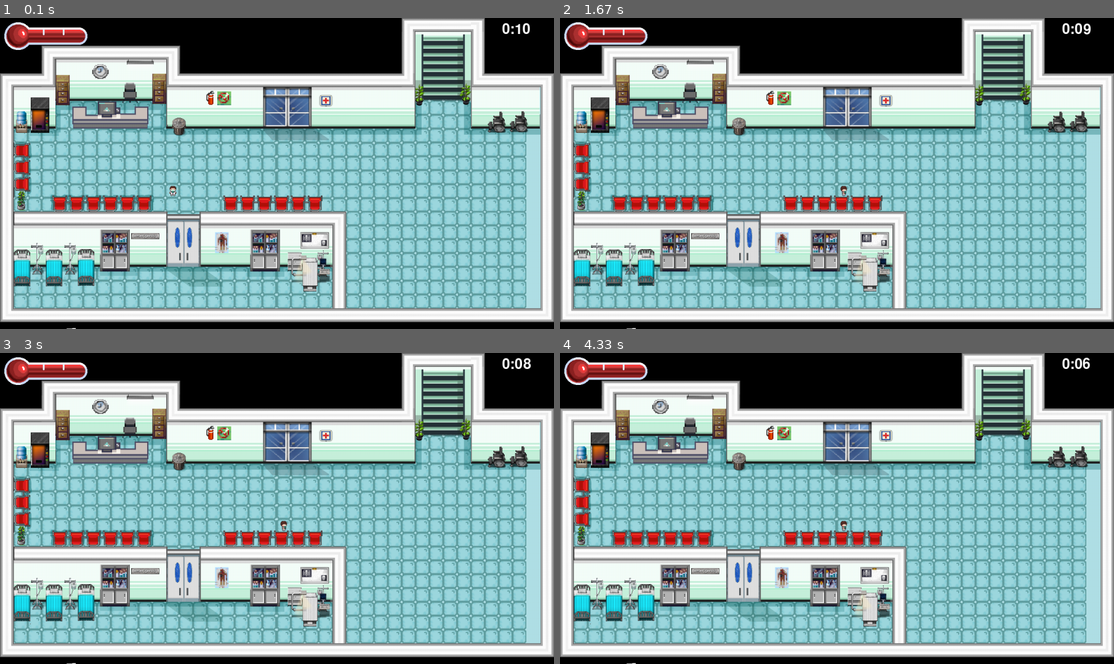
Above: before the commit, frames 1-4 (two rows, left to right).
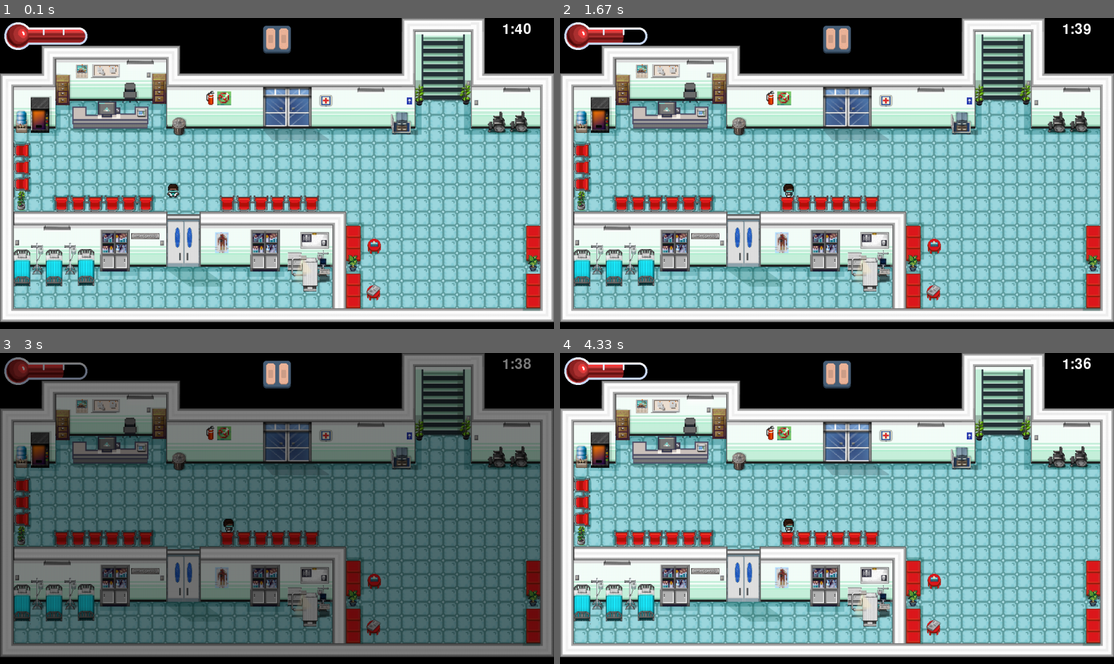
Above: after the commit, the same moments.

Repository: patomax31/Virus-Attack
Game: pygame game, started from main.py
Two runs of this game, one before a commit and one after it. Both use one fixed random seed, a clock stepped at 60 frames per second and the inputs below.
Inputs (mouse positions are in pixels of both pictures, inside the frame that each line leads up to):
- Up to frame 1 (0.1 s): no input
- Up to frame 2 (1.67 s): hold Z 0.33-0.8 s; hold D 0.33-0.8 s; hold Esc 0.83-1.3 s; hold D 0.83-1.3 s; tap Z at 0.9, 1.2 s; click (837, 39) at 1.38 s
- Up to frame 3 (3 s): click (277, 374) at 1.88 s; tap Esc at 2.33, 2.67 s
- Up to frame 4 (4.33 s): tap Esc at 3 s

The runs differ from the first frame. In frame 1, 5.4% of the frame differs, in the area x 2-98%, y 1-100%; in frame 2, 5.6%; in frame 3, 86%, in the area x 0-100%, y 0-100%; in frame 4, 5.6%.

Commit message:
Fase 1 casi terminada

Diff:
--- a/main.py
+++ b/main.py
@@ -1,10 +1,10 @@
+import sys
 import pygame
-import sys
 from player import Player # Importamos la clase Player
-from settings import SCREEN_WIDTH, SCREEN_HEIGHT, FPS, WHITE, TILE_SIZE # Importamos configuraciones
+from settings import SCREEN_WIDTH, SCREEN_HEIGHT, FPS, TILE_SIZE # Importamos configuraciones
 from bubble import Bubble
 from contador import tiempo
-import time
+from pauseButton import PauseButton
 
 # Inicializamos pygame
 pygame.init()
@@ -21,19 +21,19 @@
     [1, 0, 0, 1, 1, 1, 0, 0, 0, 0, 1, 1, 1, 0, 0, 0, 0, 0, 0, 0, 0, 0, 0, 0, 0, 0, 0, 0, 0, 1, 1, 0, 0, 1, 1, 0, 0, 0, 0, 1],
     [1, 0, 0, 1, 0, 1, 0, 0, 0, 0, 1, 0, 1, 0, 0, 0, 0, 0, 0, 0, 0, 0, 0, 0, 0, 0, 0, 0, 0, 1, 0, 0, 0, 0, 1, 0, 0, 0, 0, 1],
     [1, 1, 1, 1, 0, 1, 1, 1, 1, 1, 1, 0, 1, 1, 1, 1, 1, 1, 1, 1, 1, 1, 1, 1, 1, 1, 1, 1, 1, 1, 0, 0, 0, 0, 1, 1, 1, 1, 1, 1],
-    [1, 0, 0, 0, 0, 0, 0, 0, 0, 0, 0, 0, 0, 0, 0, 0, 0, 0, 0, 0, 0, 0, 0, 0, 0, 0, 0, 0, 0, 0, 0, 0, 0, 0, 0, 0, 0, 0, 0, 1],
+    [1, 0, 0, 0, 0, 0, 0, 0, 0, 0, 0, 0, 0, 0, 0, 0, 0, 0, 0, 0, 0, 0, 0, 0, 0, 0, 0, 0, 1, 1, 0, 0, 0, 0, 0, 1, 1, 1, 0, 1],
     [1, 1, 0, 0, 0, 0, 0, 0, 0, 0, 0, 0, 0, 0, 0, 0, 0, 0, 0, 0, 0, 0, 0, 0, 0, 0, 0, 0, 0, 0, 0, 0, 0, 0, 0, 0, 0, 0, 0, 1],
     [1, 1, 0, 0, 0, 0, 0, 0, 0, 0, 0, 0, 0, 0, 0, 0, 0, 0, 0, 0, 0, 0, 0, 0, 0, 0, 0, 0, 0, 0, 0, 0, 0, 0, 0, 0, 0, 0, 0, 1],
     [1, 1, 0, 0, 0, 0, 0, 0, 0, 0, 0, 0, 0, 0, 0, 0, 0, 0, 0, 0, 0, 0, 0, 0, 0, 0, 0, 0, 0, 0, 0, 0, 0, 0, 0, 0, 0, 0, 0, 1],
     [1, 1, 0, 0, 0, 0, 0, 0, 0, 0, 0, 0, 0, 0, 0, 0, 0, 0, 0, 0, 0, 0, 0, 0, 0, 0, 0, 0, 0, 0, 0, 0, 0, 0, 0, 0, 0, 0, 0, 1],
     [1, 1, 0, 0, 1, 1, 1, 1, 1, 1, 1, 0, 0, 0, 0, 0, 1, 1, 1, 1, 1, 1, 1, 0, 0, 0, 0, 0, 0, 0, 0, 0, 0, 0, 0, 0, 0, 0, 0, 1],
     [1, 1, 1, 1, 1, 1, 1, 1, 1, 1, 1, 1, 1, 1, 1, 1, 1, 1, 1, 1, 1, 1, 1, 1, 1, 0, 0, 0, 0, 0, 0, 0, 0, 0, 0, 0, 0, 0, 0, 1],
-    [1, 1, 1, 1, 1, 1, 1, 1, 1, 1, 1, 1, 1, 1, 1, 1, 1, 1, 1, 1, 1, 1, 1, 1, 1, 0, 0, 0, 0, 0, 0, 0, 0, 0, 0, 0, 0, 0, 0, 1],
-    [1, 1, 1, 1, 1, 1, 1, 1, 1, 1, 1, 1, 1, 1, 1, 1, 1, 1, 1, 1, 1, 1, 1, 1, 1, 0, 0, 0, 0, 0, 0, 0, 0, 0, 0, 0, 0, 0, 0, 1],
-    [1, 1, 1, 1, 1, 1, 1, 1, 1, 1, 1, 1, 1, 1, 1, 1, 1, 1, 1, 1, 1, 1, 1, 1, 1, 0, 0, 0, 0, 0, 0, 0, 0, 0, 0, 0, 0, 0, 0, 1],
-    [1, 1, 1, 1, 1, 1, 1, 1, 1, 1, 1, 1, 1, 1, 1, 1, 1, 1, 1, 1, 1, 1, 1, 1, 1, 0, 0, 0, 0, 0, 0, 0, 0, 0, 0, 0, 0, 0, 0, 1],
-    [1, 1, 1, 1, 1, 1, 1, 1, 1, 1, 1, 1, 1, 1, 1, 1, 1, 1, 1, 1, 1, 1, 1, 1, 1, 0, 0, 0, 0, 0, 0, 0, 0, 0, 0, 0, 0, 0, 0, 1],
-    [1, 1, 1, 1, 1, 1, 1, 1, 1, 1, 1, 1, 1, 1, 1, 1, 1, 1, 1, 1, 1, 1, 1, 1, 1, 0, 0, 0, 0, 0, 0, 0, 0, 0, 0, 0, 0, 0, 0, 1],
+    [1, 1, 1, 1, 1, 1, 1, 1, 1, 1, 1, 1, 1, 1, 1, 1, 1, 1, 1, 1, 1, 1, 1, 1, 1, 1, 0, 0, 0, 0, 0, 0, 0, 0, 0, 0, 0, 0, 1, 1],
+    [1, 1, 1, 1, 1, 1, 1, 1, 1, 1, 1, 1, 1, 1, 1, 1, 1, 1, 1, 1, 1, 1, 1, 1, 1, 1, 1, 1, 0, 0, 0, 0, 0, 0, 0, 0, 0, 0, 1, 1],
+    [1, 1, 1, 1, 1, 1, 1, 1, 1, 1, 1, 1, 1, 1, 1, 1, 1, 1, 1, 1, 1, 1, 1, 1, 1, 1, 0, 0, 0, 0, 0, 0, 0, 0, 0, 0, 0, 0, 1, 1],
+    [1, 1, 1, 1, 1, 1, 1, 1, 1, 1, 1, 1, 1, 1, 1, 1, 1, 1, 1, 1, 1, 1, 1, 1, 1, 1, 0, 0, 0, 0, 0, 0, 0, 0, 0, 0, 0, 0, 1, 1],
+    [1, 1, 1, 1, 1, 1, 1, 1, 1, 1, 1, 1, 1, 1, 1, 1, 1, 1, 1, 1, 1, 1, 1, 1, 1, 1, 1, 1, 0, 0, 0, 0, 0, 0, 0, 0, 0, 0, 1, 1],
+    [1, 1, 1, 1, 1, 1, 1, 1, 1, 1, 1, 1, 1, 1, 1, 1, 1, 1, 1, 1, 1, 1, 1, 1, 1, 1, 1, 1, 0, 0, 0, 0, 0, 0, 0, 0, 0, 0, 1, 1],
     [1, 1, 1, 1, 1, 1, 1, 1, 1, 1, 1, 1, 1, 1, 1, 1, 1, 1, 1, 1, 1, 1, 1, 1, 1, 1, 1, 1, 1, 1, 1, 1, 1, 1, 1, 1, 1, 1, 1, 1],
 ]
 
@@ -54,78 +54,108 @@
 
 # Bucle principal del juego
 running = True # Creamos esta variable que controla is el juego esta corriendo
+paused = False # Estado del juego (si esta pausado o no)
+pause_button = PauseButton() # Almacenamos la instancia del boton de pausa
 keys_pressed = None # Creamos esta variable que almacena las teclas precionadas en ella
-movement_cooldown = 0 # Temporizador para que el jugador no se mueva demasiado rapido
-
 start_time = pygame.time.get_ticks() # Marca el tiempo al inicios
 
 while running:
     # Calculamos el tiempo transcurrido
-    elapsed_time = (pygame.time.get_ticks() - start_time) // 1000 # Hacemos la conversiona segundos
-    time_left = max(0, 10 - elapsed_time) # Tiempo restante en segundoss
-    for event in pygame.event.get(): # Revisa todos los enventos que ocurren en Pygame
-        if event.type == pygame.QUIT or time_left == 0: # Si se cierra la venta esto detiene el bucle
-            running = False # Detiene la ejecucion del juego
+    if not paused:
+        elapsed_time = (pygame.time.get_ticks() - start_time) // 1000  # Hacemos la conversión a segundos
+    else:
+        start_time = pygame.time.get_ticks() - (elapsed_time * 1000)  # Ajustamos el tiempo cuando se reanuda
+    time_left = max(0, 100 - elapsed_time)  # Tiempo restante en segundos
+
+    for event in pygame.event.get():  # Revisa todos los eventos que ocurren en Pygame
+        if event.type == pygame.QUIT or time_left == 0:  # Si se cierra la ventana esto detiene el bucle
+            running = False  # Detiene la ejecución del juego
+
+        if event.type == pygame.MOUSEBUTTONDOWN:
+            if pause_button.is_clicked(event.pos):
+                paused = not paused  # Si le damos click al botón se cambia el estado de la pausa
 
         current_direction = "DOWN" # Direccion por default
 
-        # Detectamos cuando se presiona la barra espaciadora para disparar
-        if event.type == pygame.KEYDOWN: # Detecta si se presiona una tecla
-            if event.key == pygame.K_w:
-                current_direction = "UP" # Cambia la direccion cuando se presiona la telca W
-            elif event.key == pygame.K_s:
-                current_direction = "DOWN" # Cambia la direccion cuando se presiona la tecla S
-            elif event.key == pygame.K_s:
-                current_direction = "LEFT" # Cambia la didreccion cuando se presiona la tecla S
-            elif event.key == pygame.K_s:
-                current_direction = "RIGHT" # Cambia la direccion cuando se presiona la tecla S
+        if not paused:
+            # Detectamos cuando se presiona la barra espaciadora para disparar
+            if event.type == pygame.KEYDOWN:  # Detecta si se presiona una tecla
+                if event.key == pygame.K_w:
+                    current_direction = "UP"  # Cambia la dirección cuando se presiona la tecla W
+                elif event.key == pygame.K_s:
+                    current_direction = "DOWN"  # Cambia la dirección cuando se presiona la tecla S
+                elif event.key == pygame.K_a:
+                    current_direction = "LEFT"  # Cambia la dirección cuando se presiona la tecla A
+                elif event.key == pygame.K_d:
+                    current_direction = "RIGHT"  # Cambia la dirección cuando se presiona la tecla D
 
-            if event.key == pygame.K_j: # Verifica si la telca presionada es el espacio
-                player.shoot(all_bubbles) # Llamamos a la funcion shoot del archivo player y agregamos burbujas al grupo
+                if event.key == pygame.K_j:  # Verifica si la tecla presionada es J
+                    player.shoot(all_bubbles)  # Llamamos a la función shoot del archivo player y agregamos burbujas al grupo
 
-    # Manejo de eventos
-    keys = pygame.key.get_pressed() # Detecta si las teclas estan presionadas
-    if movement_cooldown == 0:  # Solo permite el movimiento cuando cooldown es 0
+                if event.key == pygame.K_ESCAPE:
+                    paused = not paused  # Cambiamos el estado de la pausa si presionamos escape
+
+                if event.key == pygame.K_z:
+                    player.change_health()  # Cambiamos la vida del jugador si presionamos Z
+
+    if not paused:
+        # Manejo de eventos
+        keys = pygame.key.get_pressed()  # Detecta si las teclas están presionadas
         if keys[pygame.K_w]:
             player.move('UP', obstacles)
-            movement_cooldown = 0  # Pequeño retraso entre movimientos
         elif keys[pygame.K_s]:
             player.move('DOWN', obstacles)
-            movement_cooldown = 0
         elif keys[pygame.K_a]:
             player.move('LEFT', obstacles)
-            movement_cooldown = 0
         elif keys[pygame.K_d]:
             player.move('RIGHT', obstacles)
-            movement_cooldown = 0
-        # Con esto validamos que si no se esta presionando alguna tecla nosotros vamos a ejecutar el metodo snap_to_grid
-        elif not (keys[pygame.K_w] or keys[pygame.K_s] or keys[pygame.K_a] or keys[pygame.K_d]):
-            player.snap_to_grid() # LLamamos a la funcion snap_to_grid del archivo player para alinear al jugador hacia la casilla de mas cercana
+        else:
+            player.snap_to_grid()  # Llamamos a la función snap_to_grid del archivo player para alinear al jugador hacia la casilla más cercana
 
-    player.update() # ACtualizamos el estado del jugador
-    all_bubbles.update() # Actualizamos el estado de todas las burbujas
+
+
+        player.update() # ACtualizamos el estado del jugador
+        all_bubbles.update() # Actualizamos el estado de todas las burbujas
 
     BG = pygame.image.load("background1.png") # Cargamos la imagen del fondo para el nivel 1 en una variable almacenada
 
 
 
     # Renederizamos la pantalla
-    screen.fill(WHITE) # Limpia la pantalla llenandola de color blanco
     screen.blit(BG, (0, 0)) # Sobreponemos el fondo sobre el fondo blanco
     player.draw(screen) # Renderizamos al jugador
     all_bubbles.draw(screen) # Renderizamos a las burbujas del gruppo
     player.draw_health_bar(screen) # Renderizamos la barra de vida del jugador
-    tiempo.draw_timer(screen, time_left)
+    tiempo.draw_timer(screen, time_left) # Renderizamos el temporizadorr
+    pause_button.draw(screen) # Renderizamos el btoin de pausea
     pygame.display.flip() # Esta madre actualiza la pantalla con nuevos graficoss
 
-    #Disminuye el cooldown
-    if movement_cooldown > 0: # Si el cooldown es mayor que 0:
-        movement_cooldown -= 1 # Se disminuye el cooldown en 1
+    if paused:  # si el estado de paused es verdadero
+        # Dibujamos una pantalla semitransparente de mientras
+        overlay = pygame.Surface((SCREEN_WIDTH, SCREEN_HEIGHT))
+        overlay.fill((0, 0, 0))  # pintamos color negro a la roña
+        overlay.set_alpha(128)  # Le ponemos transparencia (la transparencia se mide del 0 al 255 donde el 0 es completamente transparente)
+        screen.blit(overlay, (0, 0))
+
+        # Dibujamos el botón de pausa mientras el juego está en pausa
+        pause_button.draw(screen)
+        pygame.display.flip()  # actualizamos la pantalla
+        while paused:
+            for event in pygame.event.get():
+                if event.type == pygame.QUIT:
+                    running = False
+                    paused = False
+                if event.type == pygame.MOUSEBUTTONDOWN:
+                    if pause_button.is_clicked(event.pos):
+                        paused = not paused
+                if event.type == pygame.KEYDOWN:
+                    if event.key == pygame.K_ESCAPE:
+                        paused = not paused
+            clock.tick(FPS)
+        continue  # saltamos el resto del bucle para que nada más se mueva
 
     # Controlamos los FPS
     clock.tick(FPS)
-
-
 
 # Finalizamos pygame chido
 pygame.quit() # Cierra pygame de manera segura y finaliza el bucle
--- /dev/null
+++ b/pauseButton.py
@@ -0,0 +1,13 @@
+import pygame
+from settings import SCREEN_WIDTH
+
+class PauseButton:
+    def __init__(self):
+        self.image = pygame.image.load("assets/sprites/pauseButton.png").convert_alpha() # Cargamos la imagen del boton de pausa
+        self.rect = self.image.get_rect(center=(SCREEN_WIDTH // 2, 50)) # cnb esto centramos el boton en el centro
+
+    def draw(self, surface):
+        surface.blit(self.image, self.rect)
+
+    def is_clicked(self, pos): # funcion para en caso de que se le de click al boton
+        return self.rect.collidepoint(pos) # Devuelve true si el boton ha sido clickeado
--- a/player.py
+++ b/player.py
@@ -1,5 +1,6 @@
 import pygame
 import pygame.image
+import sys
 from settings import TILE_SIZE # Importa las configuraciones necesarias
 from bubble import Bubble
 
@@ -31,13 +32,21 @@
 
     # Cargamos los sprites dle jugador
     def load_sprites(self):
+        scale_factor = 0.5  # Factor de escala (ajusta según sea necesario)
+
         self.sprite_up = pygame.image.load("assets/sprites/medicUp.png").convert_alpha()
         self.sprite_down = pygame.image.load("assets/sprites/medicDown.png").convert_alpha()
         self.sprite_left = pygame.image.load("assets/sprites/medicLeft.png").convert_alpha()
         self.sprite_right = pygame.image.load("assets/sprites/medicRight.png").convert_alpha()
 
-        # Establecemos el sprite actual y el rectangulo de colision
-        self.image = self.sprite_down # sprite inicial
+        # Escalar los sprites
+        self.sprite_up = pygame.transform.scale(self.sprite_up, (int(self.sprite_up.get_width() * scale_factor), int(self.sprite_up.get_height() * scale_factor)))
+        self.sprite_down = pygame.transform.scale(self.sprite_down, (int(self.sprite_down.get_width() * scale_factor), int(self.sprite_down.get_height() * scale_factor)))
+        self.sprite_left = pygame.transform.scale(self.sprite_left, (int(self.sprite_left.get_width() * scale_factor), int(self.sprite_left.get_height() * scale_factor)))
+        self.sprite_right = pygame.transform.scale(self.sprite_right, (int(self.sprite_right.get_width() * scale_factor), int(self.sprite_right.get_height() * scale_factor)))
+
+        # Establecemos el sprite actual y el rectángulo de colisión
+        self.image = self.sprite_down  # sprite inicial
         self.rect = self.image.get_rect(topleft=(self.x, self.y))
 
     def load_health_sprites(self):
@@ -46,6 +55,16 @@
             pygame.image.load("assets/sprites/health_2.png").convert_alpha(),
             pygame.image.load("assets/sprites/health_1.png").convert_alpha()
         ]
+
+    def change_health(self): # Metodo para cambiar la vida del jugador
+        self.health -= 1 # Resta 1 a la vida del jugador
+        if self.health < 1: # Si la vida es menor a 1
+            pygame.quit()
+            sys.exit()
+        self.update_health_sprite() # Actualiza la imagen de la vida
+
+    def update_health_sprite(self): # Metodo para actualizar la imagen de la vida
+        self.health_sprite = self.health_images[self.health - 1] # Selecciona la imagen correspondiente a la vida
 
     def move(self, direction, obstacles):
         # Esto mueve al jugador en la dirección especificada
@@ -124,6 +143,7 @@
     def draw(self, surface):
         # Dibuja al jugasdor
         surface.blit(self.image, self.rect)
+        self.draw_health_bar(surface)
 
     def draw_health_bar(self, surface):
         if self.health > 0:
Binary file changed: assets/sprites/medicDown.png
Binary file changed: assets/sprites/medicLeft.png
Binary file changed: assets/sprites/medicRight.png
Binary file changed: assets/sprites/medicUp.png
Binary file changed: background1.png
